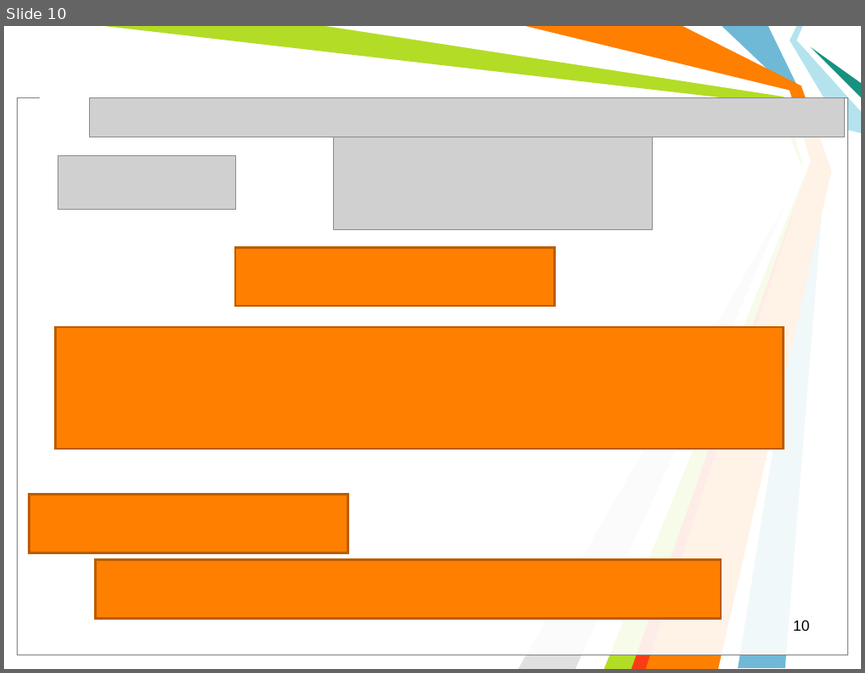
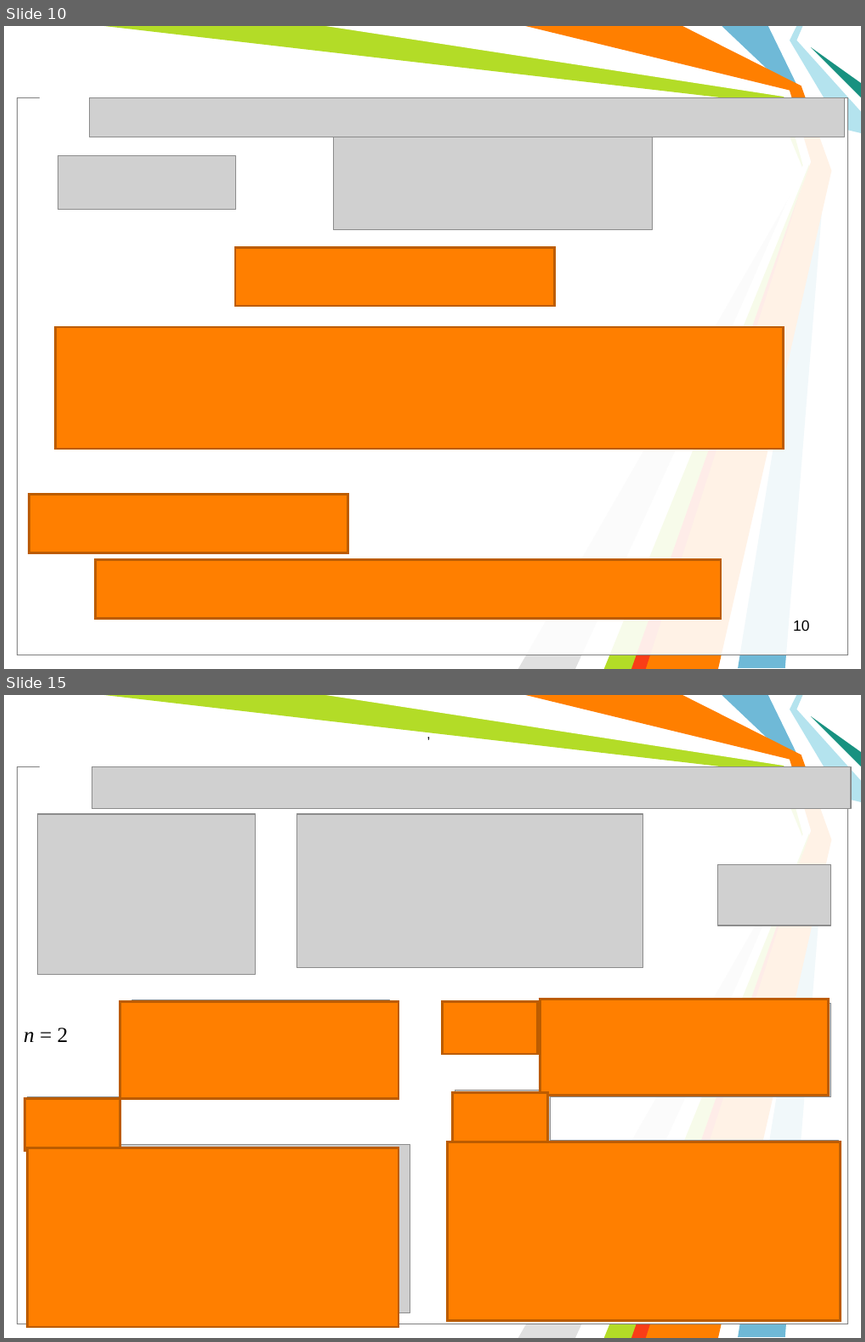
Before and after one commit to l432/NMK, a slide deck: Lecture/Chem/Lessons11/Less00_11sN.ppt. Shown one above the other, each under a label of ours: slide 10 before the commit, slides 10 and 15 after it; the slides between them are not shown. The pictures are 865x673 and 865x1342 pixels, drawn with LibreOffice and Linux fonts; fonts in the diff are those of the drawing; grey boxes stand for pictures; background and template pictures are left out. Boxes give left, top, right and bottom in pixels: in the first picture for what was removed or moved away, otherwise in the second. Text is boxed around its words. In the diff, an @@ line names an element or a change of style, - is before the commit and + after.

```diff
--- a/Lecture/Chem/Lessons11/Less00_11sN.ppt
+++ b/Lecture/Chem/Lessons11/Less00_11sN.ppt
@@ slide 15 added at [4,695,861,1338], background #FFFFFF; not listed: 11 template elements that a slide beside it also shows @@
@@ text added at [419,721,447,746], 11 pt, text #000000 @@
+,
@@ picture added at [92,767,851,809] @@
@@ picture added at [37,814,255,975] @@
@@ picture added at [297,814,642,968] @@
@@ picture added at [718,865,830,925] @@
@@ picture added at [132,1000,390,1088] @@
@@ rectangle added at [540,999,828,1096], fill #FF7F00, outline #BC5C00 2.01 pt @@
@@ rectangle added at [120,1002,398,1099], fill #FF7F00, outline #BC5C00 2.01 pt @@
@@ rectangle added at [443,1002,538,1054], fill #FF7F00, outline #BC5C00 2.01 pt @@
@@ picture added at [540,1004,831,1097] @@
@@ text added at [24,1027,69,1042], 18 pt, text #000000 @@
+n = 2
@@ rectangle added at [24,1099,120,1151], fill #FF7F00, outline #BC5C00 2.01 pt @@
@@ picture added at [27,1096,120,1150] @@
@@ rectangle added at [453,1093,548,1145], fill #FF7F00, outline #BC5C00 2.01 pt @@
@@ picture added at [454,1090,550,1144] @@
@@ rectangle added at [27,1147,398,1327], fill #FF7F00, outline #BC5C00 2.01 pt @@
@@ picture added at [51,1144,410,1312] @@
@@ rectangle added at [447,1141,840,1321], fill #FF7F00, outline #BC5C00 2.01 pt @@
@@ picture added at [478,1140,838,1311] @@
```
Also in this commit, not shown: 9 other slides added, 4 slides removed, 1 other file.
